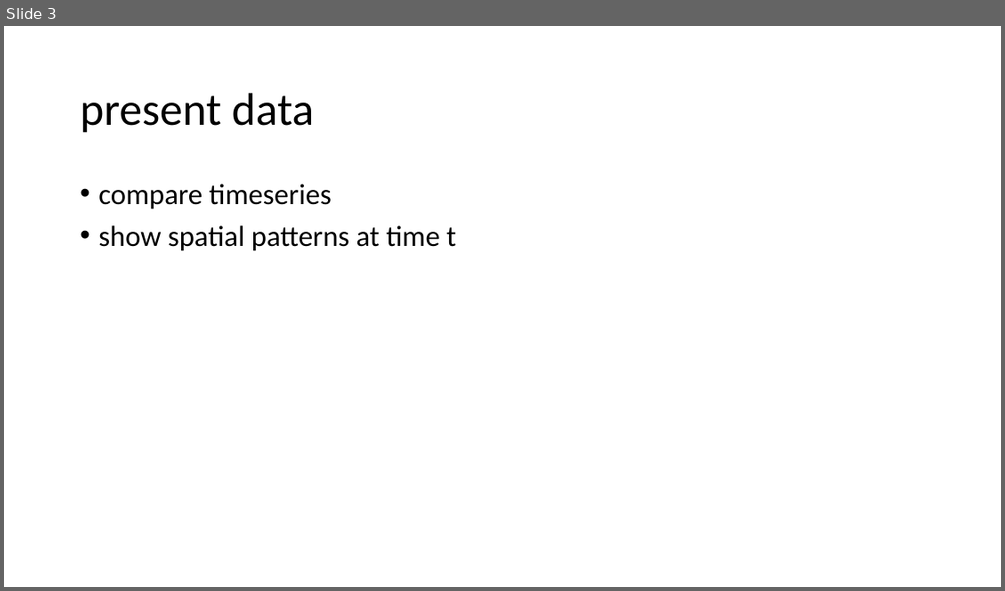
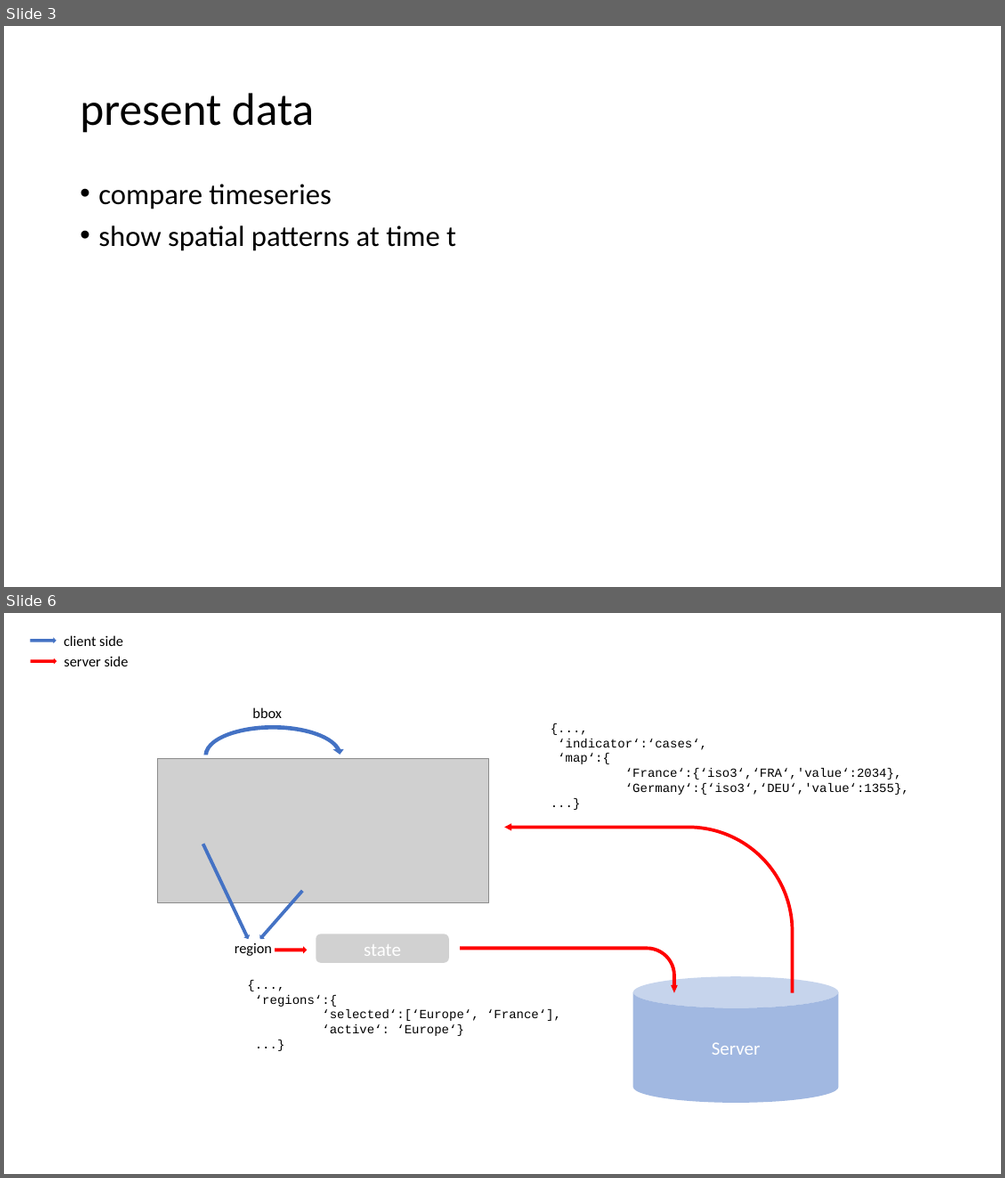
Before and after one commit to ditori1976/covid_app, a slide deck: notebooks/interactions.pptx. Shown one above the other, each under a label of ours: slide 3 before the commit, slides 3 and 6 after it; the slides between them are not shown. The pictures are 1005x591 and 1005x1178 pixels, drawn with LibreOffice and Linux fonts; fonts in the diff are those of the drawing; grey boxes stand for pictures. Boxes give left, top, right and bottom in pixels: in the first picture for what was removed or moved away, otherwise in the second. Text is boxed around its words. In the diff, an @@ line names an element or a change of style, - is before the commit and + after.

```diff
--- a/notebooks/interactions.pptx
+++ b/notebooks/interactions.pptx
@@ slide 6 added at (x1=4, y1=613, x2=1001, y2=1174), background #FFFFFF @@
@@ left arrow added at (x1=30, y1=638, x2=57, y2=643), fill #4472C4 @@
@@ text added at (x1=64, y1=635, x2=123, y2=646), 14 pt, text #000000 @@
+client side
@@ left arrow added at (x1=30, y1=657, x2=57, y2=664), fill #FF0000 @@
@@ text added at (x1=64, y1=656, x2=129, y2=666), 14 pt, text #000000 @@
+server side
@@ text added at (x1=252, y1=707, x2=282, y2=718), 14 pt, text #000000 @@
+bbox
@@ circular arrow added at (x1=201, y1=722, x2=346, y2=788), fill #4472C4 @@
@@ text added at (x1=558, y1=738, x2=909, y2=795), 12 pt, text #000000 @@
+{...,
+‘indicator‘:‘cases‘,
+‘map‘:{
+‘France‘:{‘iso3‘,‘FRA‘,'value‘:2034},
+‘Germany‘:{‘iso3‘,‘DEU‘,'value‘:1355},
+...}
@@ picture added at (x1=158, y1=758, x2=489, y2=902) @@
@@ bent arrow added at (x1=504, y1=823, x2=793, y2=993), fill #FF0000 @@
@@ left arrow added at (x1=200, y1=843, x2=251, y2=941), fill #4472C4 @@
@@ left arrow added at (x1=258, y1=888, x2=305, y2=941), fill #4472C4 @@
@@ text added at (x1=235, y1=943, x2=272, y2=956), 14 pt, text #000000 @@
+region
@@ left arrow added at (x1=275, y1=947, x2=307, y2=954), fill #FF0000 @@
@@ rounded rectangle added at (x1=316, y1=933, x2=449, y2=963), fill #A5A5A5 at 50% opacity, 18 pt, text #FFFFFF @@
+state
@@ bent arrow added at (x1=460, y1=946, x2=678, y2=992), fill #FF0000 @@
@@ cylinder added at (x1=633, y1=976, x2=839, y2=1103), fill #4472C4 at 50% opacity, 18 pt, text #FFFFFF @@
+Server
@@ text added at (x1=255, y1=995, x2=561, y2=1036), 12 pt, text #000000 @@
+{...,
+‘regions‘:{
+‘selected‘:[‘Europe‘, ‘France‘],
+‘active‘: ‘Europe‘}
+...}
```
Also in this commit, not shown: 1 slide changed, 3 other slides added, 4 other files.
